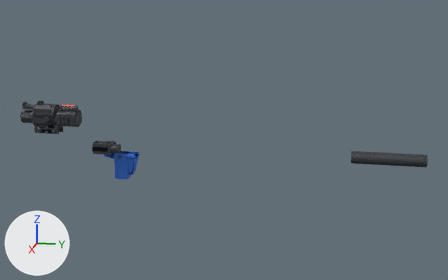
What one commit did to the glTF model assets/models/replicaParts/sniper.glb.
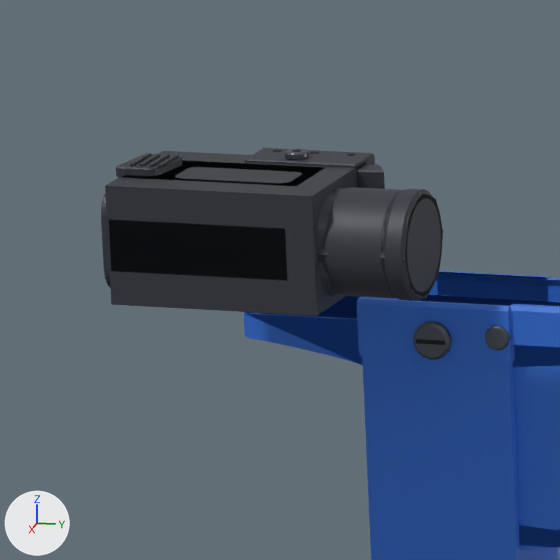
Old and new are each drawn whole from a 50 mm camera at (1.397, 0.749, 0.419) aimed at (0.004, 0.471, 0.071) and again close up on the part from 19% to 29% of the width and 46% to 63% of the height. Lighting does not change. The marker at lower left points along +X, +Y and +Z. The last two pictures show the newer version. Where no turn or scale is listed for an object, it has been applied to the vertices. Vertices at exactly the same position are counted once.

The scene before the commit, as lines of its bpy script (objects in view):
```python
ob_grip_angled_figure = bpy.data.objects.new('grip_angled_Figure', me_grip_angled_figure_001)
ob_grip_angled_figure.location = (0.0, 0.215, 0.0216)
ob_grip_vertical = bpy.data.objects.new('grip_vertical', me_grip_vertical_001)
ob_grip_vertical.location = (0.0, 0.215, 0.0216)
ob_grip_vertical_figure = bpy.data.objects.new('grip_vertical_Figure', me_grip_vertical_figure_001)
ob_grip_vertical_figure.location = (0.0, 0.215, 0.0216)
ob_light_weapontorch = bpy.data.objects.new('light_weaponTorch', me_light_weapontorch_001)
ob_light_weapontorch.location = (0.0259, 0.195, 0.0473)
ob_light_weapontorch_figure = bpy.data.objects.new('light_weaponTorch_Figure', me_light_weapontorch_figure_001)
ob_light_weapontorch_figure.location = (0.0259, 0.195, 0.0472)
# also in view: 'grip_angled' at (0.0, 0.215, 0.0)
```
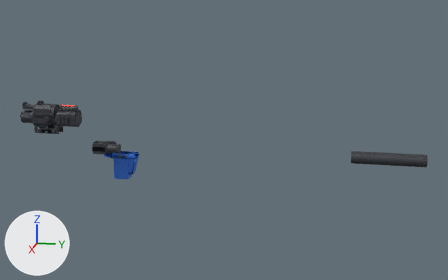
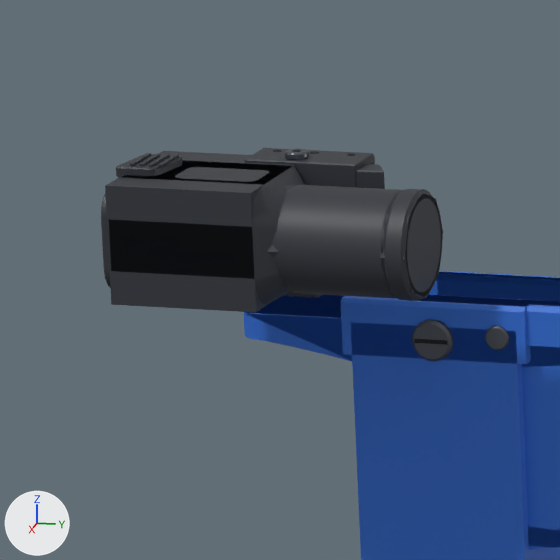
Pixel boxes (x1, y1, x2, y2) of what changed, in the close-ups (560 x 560 px; the box of a moved part takes in the faces that stretch with it):
'grip_vertical_Figure', rescaled
    before: (362, 295, 559, 560)
    after: (351, 295, 560, 560)
'light_weaponTorch', reshaped
    before: (101, 148, 443, 301)
    after: (101, 148, 443, 305)
'light_weaponTorch_Figure', reshaped
    before: (105, 151, 443, 316)
    after: (105, 151, 443, 312)
'grip_vertical', reshaped
    before: (357, 271, 551, 377)
    after: (341, 271, 560, 364)
part 1 of me_grip_vertical_001, moved or reshaped
    before: (357, 276, 551, 363)
    after: (341, 276, 560, 364)
part 2 of me_grip_vertical_001, reshaped
    before: (406, 321, 465, 377)
    after: (412, 319, 454, 361)
part 4 of me_light_weapontorch_001, moved or reshaped
    before: (248, 166, 367, 297)
    after: (248, 166, 367, 305)
part 5 of me_light_weapontorch_figure_001, moved or reshaped
    before: (248, 161, 366, 316)
    after: (248, 164, 297, 312)

The edits, one by one:
me_grip_vertical_001 is used by ob_grip_vertical; location (0.0, 0.215, 0.0216).
me_grip_vertical_001 had 3944 vertices, 4504 faces and spanned x -0.0156..0.0151, y -0.0165..0.0165, z -0.0595..0.0049.
me_grip_vertical_001 now has 4619 vertices, 5176 faces and spans x -0.0153..0.0148, y -0.0202..0.0202, z -0.0595..0.0049.
me_grip_vertical_001 part 1: the loose piece of 64 vertices spanning x -0.0132..0.0132, y -0.0165..0.0165, z -0.007..0.0049 is scaled about its middle by (1, 1.21, 1).
me_grip_vertical_001 part 2: 5 vertices moved within x -0.0126..0.0126, y -0.0151..0.0151, z -0.0594..-0.0397; 997 vertices removed from x -0.0156..0.015, y -0.016..0.016, z -0.0595..0.0012; 4250 vertices added at x -0.0153..0.0148, y -0.0202..0.0202, z -0.0595..0.0016.
Other edits to the shape of me_grip_vertical_001 do not show in these pictures.
me_grip_vertical_figure_001 is used by ob_grip_vertical_figure; location (0.0, 0.215, 0.0216).
me_grip_vertical_figure_001 had 8 vertices, 12 faces and spanned x -0.0126..0.0126, y -0.016..0.016, z -0.0595..0.0.
me_grip_vertical_figure_001 now has 8 vertices, 12 faces and spans x -0.0132..0.0132, y -0.018..0.018, z -0.0595..0.0.
me_grip_vertical_figure_001 part 3: the whole mesh is scaled about its middle by (1.05, 1.12, 1).
me_light_weapontorch_001 is used by ob_light_weapontorch; location (0.0259, 0.195, 0.0473).
me_light_weapontorch_001 had 1726 vertices, 3300 faces and spanned x -0.0049..0.03, y -0.0338..0.0305, z -0.0157..0.0145.
me_light_weapontorch_001 now has 1742 vertices, 3328 faces and spans x -0.0049..0.03, y -0.0338..0.0305, z -0.0157..0.0145.
me_light_weapontorch_001 part 4: 277 vertices moved from x 0.0055..0.03, y 0.0014..0.0145, z -0.0124..0.0124 to x 0.0055..0.03, y -0.0056..0.004, z -0.0124..0.0124; 13 vertices removed from x 0.0135..0.0207, y 0.0022..0.0031, z -0.0123..0.0121; 9 vertices added at x 0.0135..0.0207, y -0.0048..-0.0039, z -0.0123..0.0121.
Other edits to the shape of me_light_weapontorch_001 do not show in these pictures.
me_light_weapontorch_figure_001 has 24 vertices, 40 faces and spans x 0.0..0.03, y -0.032..0.0305, z -0.0124..0.0124.
me_light_weapontorch_figure_001 is used by ob_light_weapontorch_figure; location (0.0259, 0.195, 0.0472).
me_light_weapontorch_figure_001 part 5: all 12 vertices in x 0.0..0.03, y 0.012, z -0.0124..0.0124 are moved by (0.0, -0.013, 0.0).
